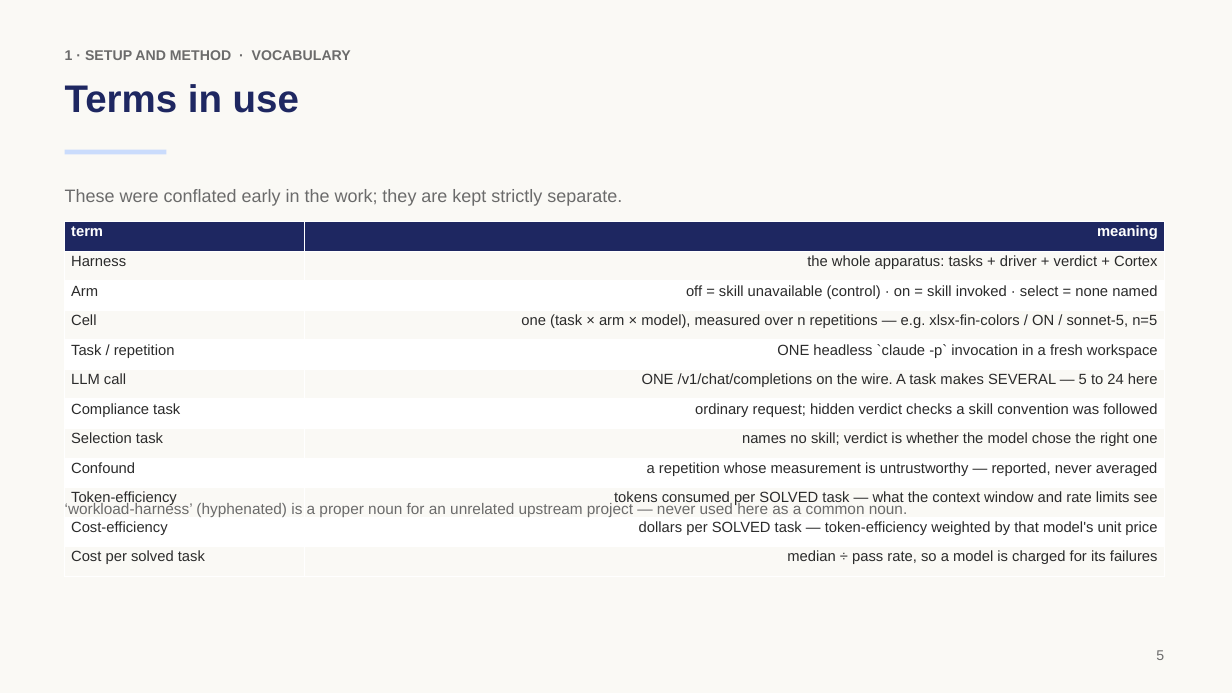
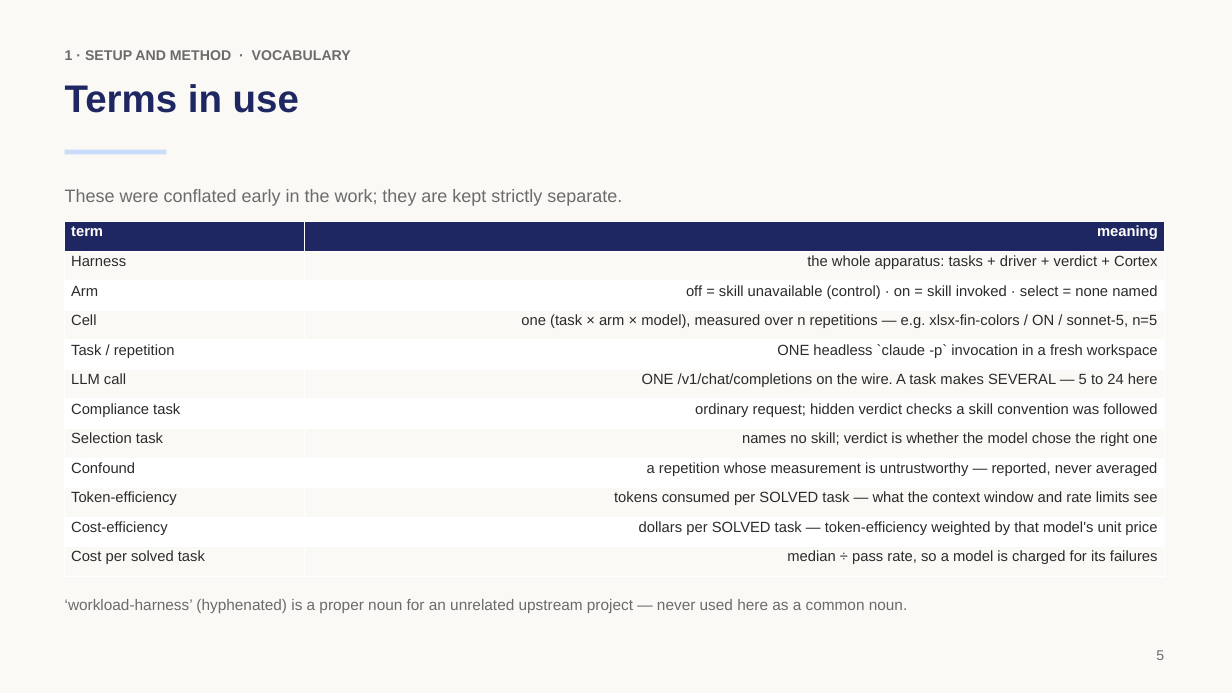
Before and after one commit to rossoctl/autobench-claudecode, a slide deck: slide 5 of results/autobench-claudecode-summary.pptx. Drawn at 1232x693 pixels with LibreOffice and Linux fonts; fonts in the diff are those of the drawing. Boxes give left, top, right and bottom in pixels: in the first picture for what was removed or moved away, otherwise in the second. Text is boxed around its words. In the diff, an @@ line names an element or a change of style, - is before the commit and + after.

```diff
--- a/results/autobench-claudecode-summary.pptx
+++ b/results/autobench-claudecode-summary.pptx
@@ text "‘workload-harness’ (hyphenated) is a proper ...": place and size @@
-text "‘workload-harness’ (hyphenated) is a proper ..." at bbox=[65, 501, 907, 517]
+text "‘workload-harness’ (hyphenated) is a proper ..." at bbox=[65, 599, 907, 613]
```
Also in this commit, not shown: 3 other slides changed, 2 other files.
